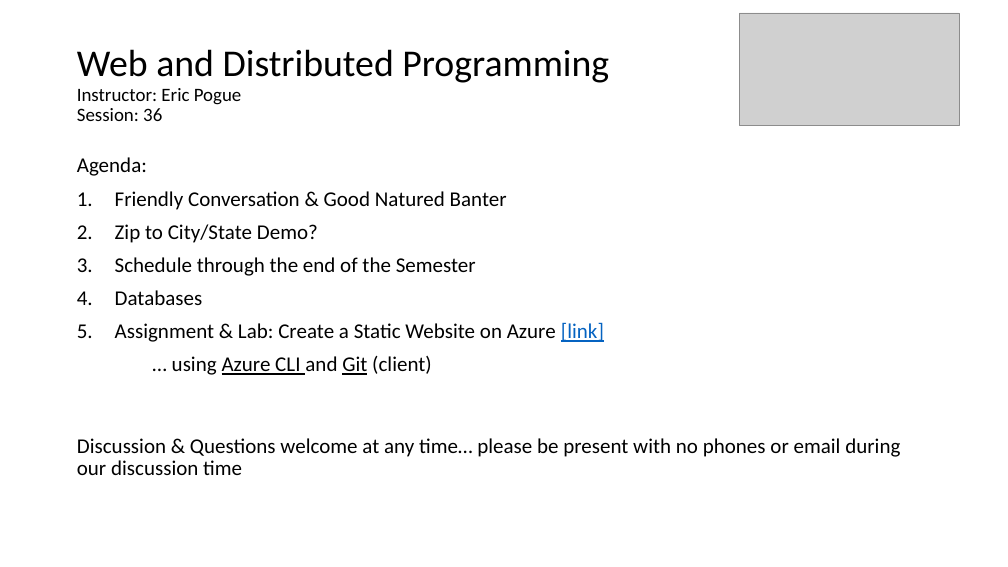
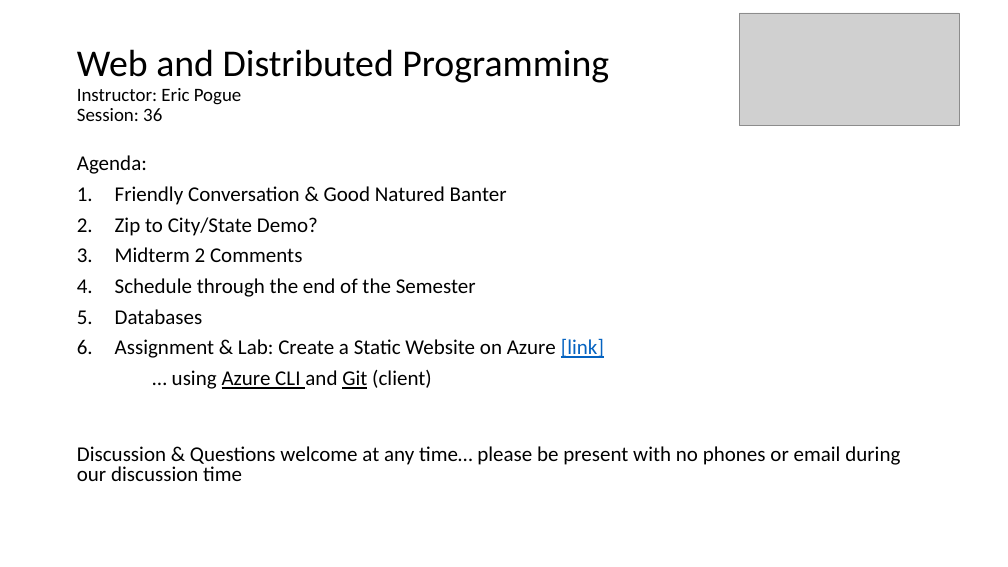
Before and after one commit to EricJPogue/www-epogue-info, a slide deck: slide 1 of CPSC-24700/Presentations/session-36.pptx. Drawn at 1008x567 pixels with LibreOffice and Linux fonts; fonts in the diff are those of the drawing; grey boxes stand for pictures. Boxes give left, top, right and bottom in pixels: in the first picture for what was removed or moved away, otherwise in the second. Text is boxed around its words. In the diff, an @@ line names an element or a change of style, - is before the commit and + after.

```diff
--- a/CPSC-24700/Presentations/session-36.pptx
+++ b/CPSC-24700/Presentations/session-36.pptx
@@ text at [77,155,900,481]: line spacing 0.9 to 0.8 @@
@@ text at [115,247,302,262]: paragraph added @@
+3. Midterm 2 Comments
```
Also in this commit, not shown: 1 slide added, 1 other file.
